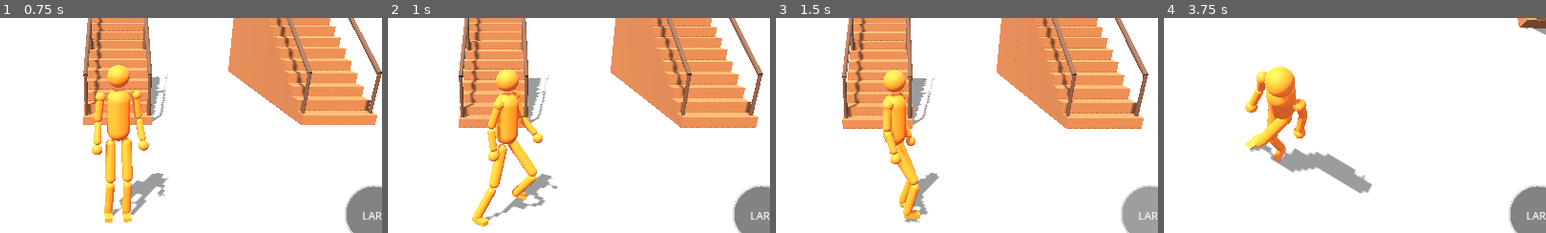
Above: before the commit, frames 1-4 (left to right).
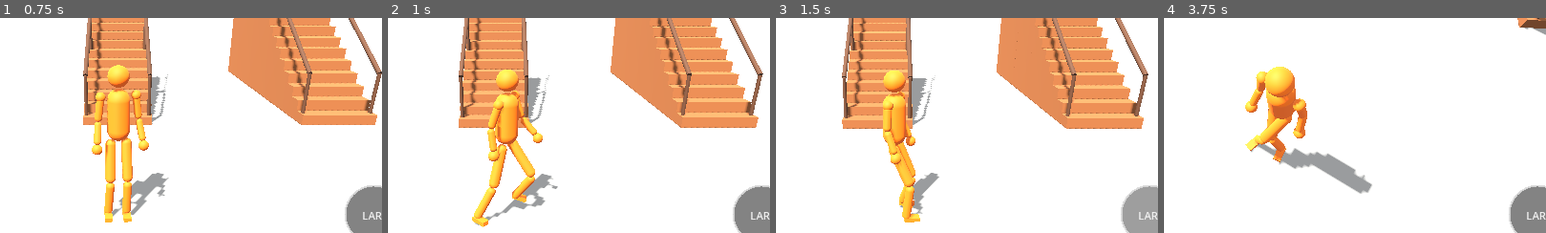
Above: after the commit, the same moments.

Repository: bagus123triga/light-of-kirana
Game: Godot game, scene res://scenes/main.tscn
The game is run twice, just before and just after one commit, with the same random seed, the same clock (stepped at 60 frames per second) and the same inputs.
Inputs (mouse positions are % of the whole screen's width and height, from its top left):
- Up to frame 1 (0.75 s): tap Enter at 0.5 s; drag from (10, 81) to (60, 28) at 0.52 s
- Up to frame 2 (1 s): no input
- Up to frame 3 (1.5 s): drag from (83, 71) to (45, 70) at 1.27 s
- Up to frame 4 (3.75 s): move the mouse to (93, 87) at 2.02 s; hold D 2.03-2.75 s; hold Shift 2.03-2.75 s; click (93, 87) at 2.17 s; drag from (45, 70) to (20, 35) at 2.77 s; move the mouse to (80, 65) at 3.52 s; hold A from 3.53 s (still down); hold Shift from 3.53 s (still down)
The pictures show only the part of the screen within x 34-84%, y 25-75%; the shares and areas given below are measured in that part.

Frame 1 is identical in both runs. In frame 2, 0.3% of the frame differs, in the area x 31-40%, y 57-87%; in frame 3, 0.9%, in the area x 29-40%, y 59-96%; in frame 4, 0.5%.

Commit message:
Make stair gait alternate feet with planted swing targets

Diff:
--- a/scripts/procedural_humanoid.gd
+++ b/scripts/procedural_humanoid.gd
@@ -61,6 +61,7 @@
 var is_running := false
 var is_on_stairs := false
 var stair_up_direction := Vector3.UP
+var stair_next_foot := 0
 var want_jump := false
 var test_mode := false
 
@@ -299,6 +300,8 @@
 
 func set_stair_state(active: bool, up_direction: Vector3 = Vector3.UP) -> void:
 	is_on_stairs = active
+	if active and not is_on_stairs:
+		stair_next_foot = 0
 	if active and up_direction.length() > 0.01:
 		stair_up_direction = up_direction.normalized()
 
@@ -577,16 +580,13 @@
 			_start_recovery_step(i, right, forward)
 		if foot_stepping[i]:
 			foot_step_t[i] += delta / swing
-			# Predict where the body will actually be when this swing ends.
-			# Recompute the landing point EVERY physics frame: a one-time
-			# target goes stale during turns and while accelerating/braking,
-			# making the body run past the foot before it can land.
-			var swing_remaining := swing * (1.0 - clampf(foot_step_t[i], 0.0, 1.0))
-			var swing_side := -1.0 if i == 0 else 1.0
-			foot_target_pos[i] = global_position + horizontal_motion * swing_remaining + step_forward * (landing_lead + 0.05) + step_right * swing_side * STEP_LATERAL
-			# On stairs, plant the swing target on the real tread surface.
-			# A fixed y=0.05 made every descending step drag along the floor.
-			foot_target_pos[i].y = _foot_ground_y(foot_target_pos[i])
+			# On ordinary ground, continuously predict touchdown. On stairs,
+			# keep the target LOCKED for the whole swing: chasing a moving
+			# target each physics frame makes the foot slide along the tread.
+			if not is_on_stairs:
+				var swing_remaining := swing * (1.0 - clampf(foot_step_t[i], 0.0, 1.0))
+				var swing_side := -1.0 if i == 0 else 1.0
+				foot_target_pos[i] = global_position + horizontal_motion * swing_remaining + step_forward * (landing_lead + 0.05) + step_right * swing_side * STEP_LATERAL
 			var t := _smoothstep(foot_step_t[i])
 			var pos := foot_from_pos[i].lerp(foot_target_pos[i], t)
 			var clearance := (0.22 if wish_dir.dot(stair_up_direction) > 0.0 else 0.12) if is_on_stairs else (FOOT_CLEARANCE if not is_running else RUN_FOOT_CLEARANCE)
@@ -607,12 +607,14 @@
 				foot_planted_pos[i] = foot_target_pos[i]
 				foot_planted_pos[i].y = _foot_ground_y(foot_planted_pos[i])
 				steps_taken += 1
+				if is_on_stairs:
+					stair_next_foot = 1 - i
 		elif on_floor_now and flight_timer <= 0.0 and (jump_state == 0 or jump_state == 3):
 			var ideal := global_position + step_forward * stride * LAND_BIAS + step_right * side * STEP_LATERAL + step_forward * 0.05
 			ideal.y = _foot_ground_y(ideal)
 			var lag := (ideal - foot_planted_pos[i]).dot(forward) if moving else (ideal - foot_planted_pos[i]).length()
 			var stair_height_error := absf(ideal.y - foot_planted_pos[i].y)
-			var stair_needs_step := is_on_stairs and moving and (lag > 0.08 or stair_height_error > 0.06)
+			var stair_needs_step := is_on_stairs and moving and (lag > 0.06 or stair_height_error > 0.035)
 			var other_stepping := foot_stepping[1 - i]
 			# Alternation, always. Walk: one foot at a time. Run: the
 			# second foot may only toe off once the first is past 75%
@@ -624,12 +626,21 @@
 			# During a sharp turn keep a support foot down even at run speed.
 			var turning_sharply := wish_dir.length() > 0.05 and forward.dot(wish_dir.normalized()) < 0.7
 			var gate := (not other_stepping) or (is_running and not turning_sharply and foot_step_t[1 - i] > RUN_GATE)
-			if (is_on_stairs and stair_needs_step and gate) or (not is_on_stairs and moving and lag > 0.15 and gate) or (not moving and lag > 0.25 and not other_stepping):
+			if (is_on_stairs and i == stair_next_foot and stair_needs_step and not other_stepping) or (not is_on_stairs and moving and lag > 0.15 and gate) or (not moving and lag > 0.25 and not other_stepping):
 				# Predict the body position at touchdown and place the foot a
 				# small distance ahead of it. RUN_STRIDE is total step reach,
 				# not a fixed world-space point the body can run past.
-				var target := global_position + horizontal_motion * swing + step_forward * (landing_lead + 0.05) + step_right * side * STEP_LATERAL
-				target.y = _foot_ground_y(target)
+				var target: Vector3
+				if is_on_stairs:
+					# Advance roughly one tread per step, with a small lateral
+					# offset to keep the feet on their own side of the staircase.
+					var stair_forward := Vector3(stair_up_direction.x, 0.0, stair_up_direction.z).normalized()
+					var stair_right := Vector3(stair_forward.z, 0.0, -stair_forward.x)
+					target = foot_planted_pos[i] + stair_forward * 0.30 + stair_right * side * 0.015
+					target.y = _foot_ground_y(target)
+				else:
+					target = global_position + horizontal_motion * swing + step_forward * (landing_lead + 0.05) + step_right * side * STEP_LATERAL
+					target.y = _foot_ground_y(target)
 				foot_from_pos[i] = foot_planted_pos[i]
 				foot_target_pos[i] = target
 				foot_step_t[i] = 0.0
